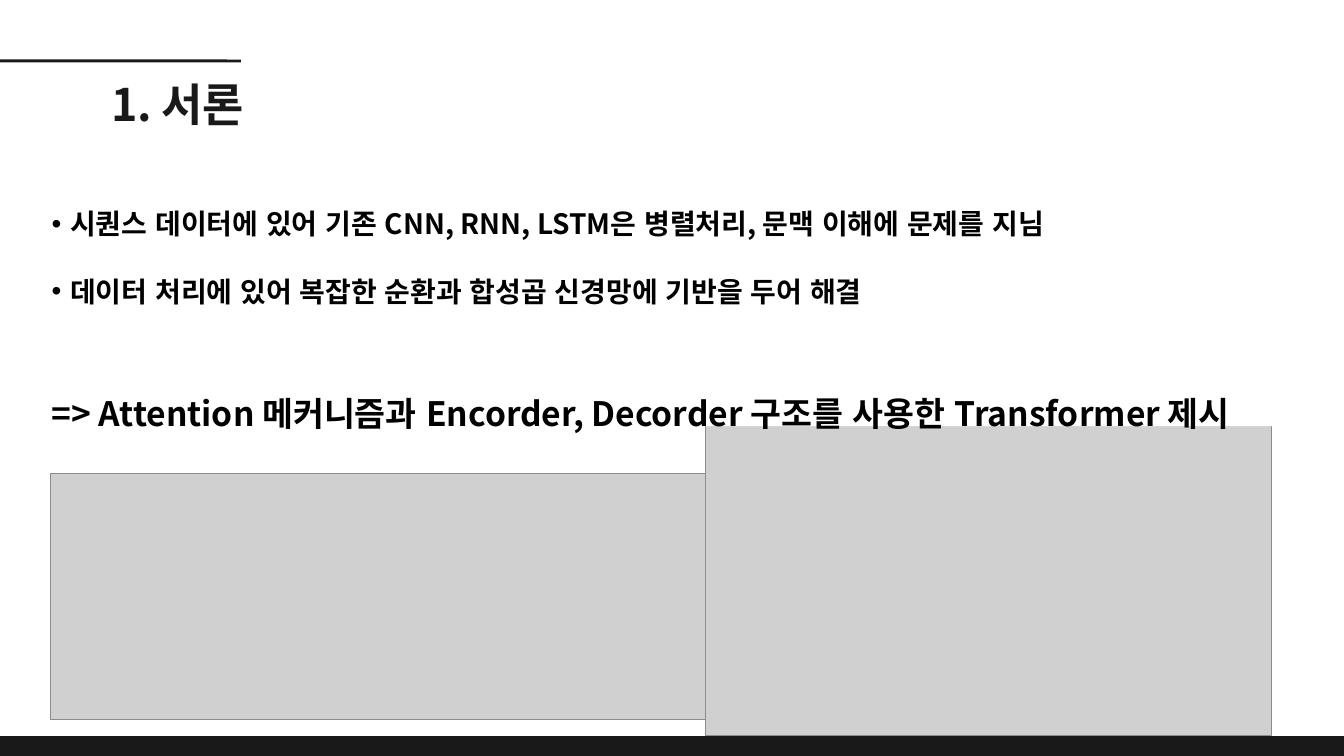
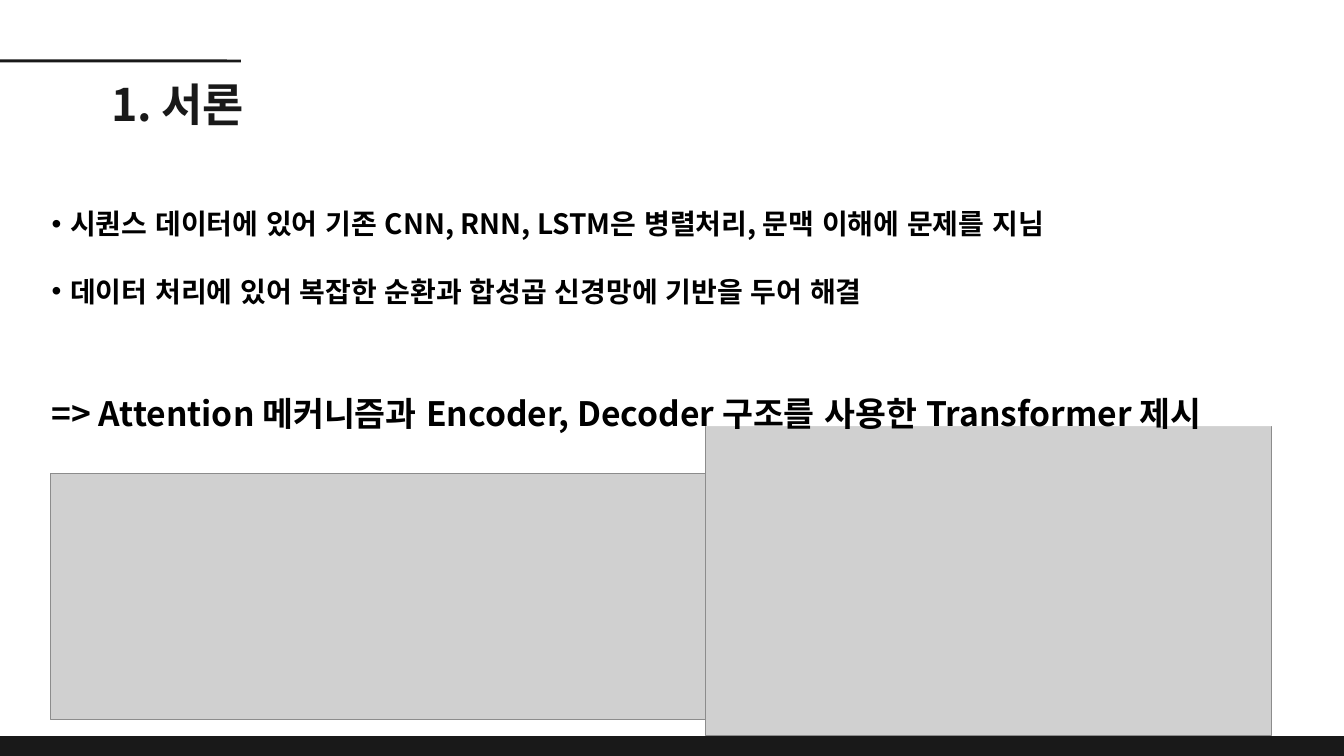
Before and after one commit to dbehdrbs0806/4th_2sem, a slide deck: slide 3 of ReinforcementLearning/20204077_유동균_Transformer 발표.pptx. Drawn at 1344x756 pixels with LibreOffice and Linux fonts; fonts in the diff are those of the drawing; grey boxes stand for pictures. Boxes give left, top, right and bottom in pixels: in the first picture for what was removed or moved away, otherwise in the second. Text is boxed around its words. In the diff, an @@ line names an element or a change of style, - is before the commit and + after.

```diff
--- a/ReinforcementLearning/20204077_유동균_Transformer 발표.pptx
+++ b/ReinforcementLearning/20204077_유동균_Transformer 발표.pptx
@@ text in rectangle at (99, 392, 1201, 436): text changed @@
-=> Attention 메커니즘과 Encorder, Decorder 구조를 사용한 Transformer 제시
+=> Attention 메커니즘과 Encoder, Decoder 구조를 사용한 Transformer 제시
```
Also in this commit, not shown: 7 other slides changed, 1 other file.
